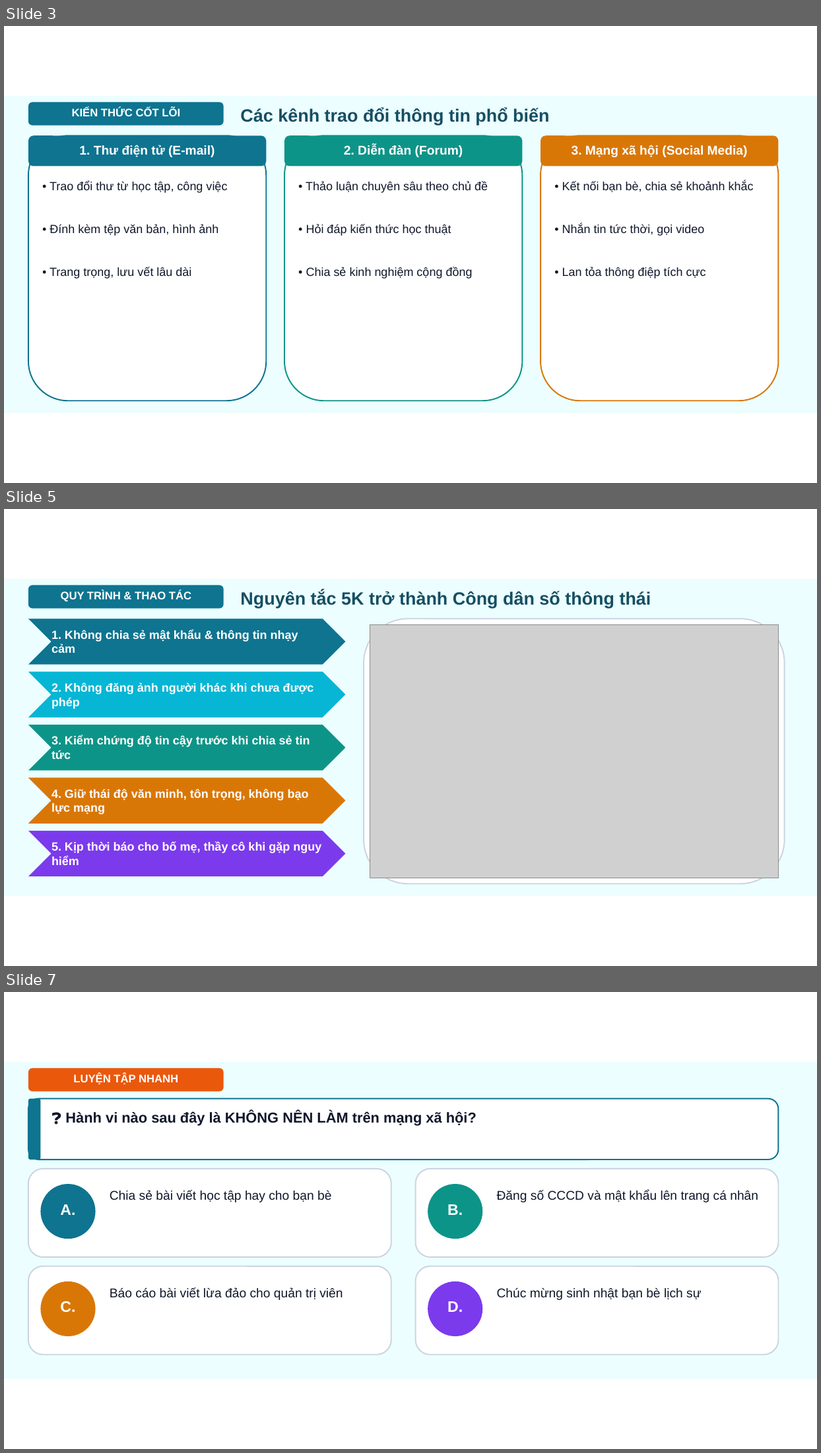
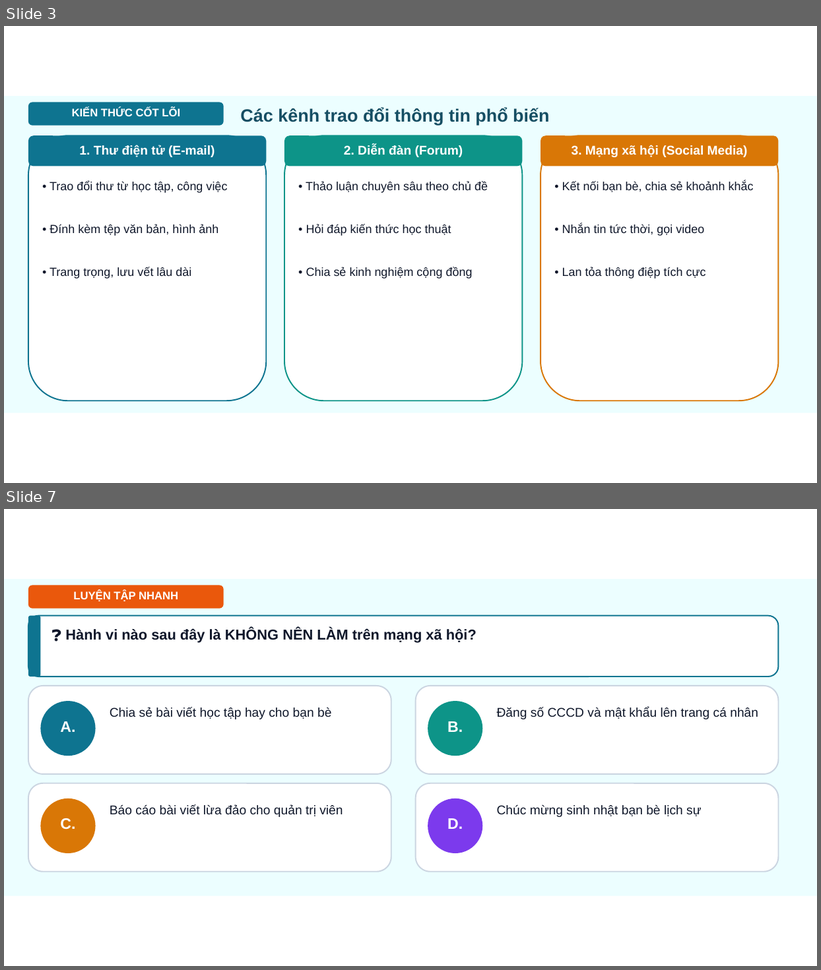
Before and after one commit to dinhnguyenhnue/UNIGO, a slide deck: KHBD_Tin_học/Lớp_7/Tuần_04/Slide_Tin_hoc_Lớp_7_Tiet04_Bai_4_Mang_xa_hoi.pptx. Shown one above the other, each under a label of ours: slides 3, 5 and 7 before the commit, slides 3 and 7 after it; the slides between them are not shown. The pictures are 821x1453 and 821x970 pixels, drawn with LibreOffice and Linux fonts; fonts in the diff are those of the drawing; grey boxes stand for pictures; background and template pictures are left out. Boxes give left, top, right and bottom in pixels: in the first picture for what was removed or moved away, otherwise in the second. Text is boxed around its words. In the diff, an @@ line names an element or a change of style, - is before the commit and + after.

```diff
--- a/KHBD_Tin_học/Lớp_7/Tuần_04/Slide_Tin_hoc_Lớp_7_Tiet04_Bai_4_Mang_xa_hoi.pptx
+++ b/KHBD_Tin_học/Lớp_7/Tuần_04/Slide_Tin_hoc_Lớp_7_Tiet04_Bai_4_Mang_xa_hoi.pptx
@@ slide 5 removed at <box>4,509,817,966</box>, background #FFFFFF @@
@@ rectangle removed at <box>4,579,817,896</box> @@
@@ rounded rectangle removed at <box>28,586,224,609</box> @@
@@ text removed at <box>61,591,191,602</box> @@
-QUY TRÌNH & THAO TÁC
@@ text removed at <box>240,591,651,608</box> @@
-Nguyên tắc 5K trở thành Công dân số thông thái
@@ chevron removed at <box>28,619,346,665</box> @@
@@ rounded rectangle removed at <box>364,619,785,884</box> @@
@@ picture removed at <box>370,625,779,878</box> @@
@@ text removed at <box>52,630,298,653</box> @@
-1. Không chia sẻ mật khẩu & thông tin nhạy cảm
@@ chevron removed at <box>28,672,346,718</box> @@
@@ text removed at <box>52,683,314,709</box> @@
-2. Không đăng ảnh người khác khi chưa được phép
@@ chevron removed at <box>28,725,346,770</box> @@
@@ text removed at <box>52,736,310,759</box> @@
-3. Kiểm chứng độ tin cậy trước khi chia sẻ tin tức
@@ chevron removed at <box>28,778,346,824</box> @@
@@ text removed at <box>52,789,309,815</box> @@
-4. Giữ thái độ văn minh, tôn trọng, không bạo lực mạng
@@ chevron removed at <box>28,831,346,877</box> @@
@@ text removed at <box>52,842,321,865</box> @@
-5. Kịp thời báo cho bố mẹ, thầy cô khi gặp nguy hiểm
```
Also in this commit, not shown: 1 slide added, 14 other files.
